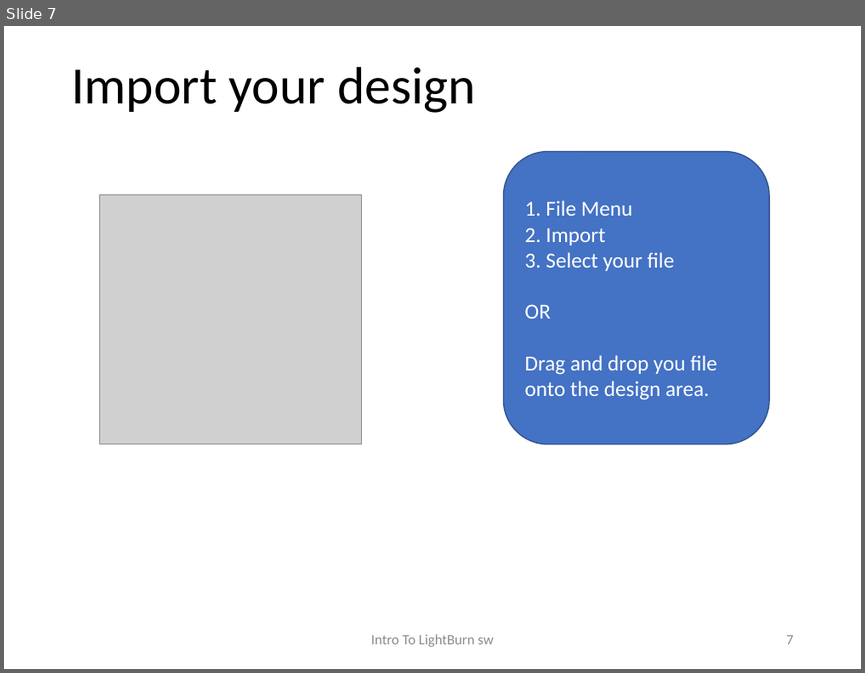
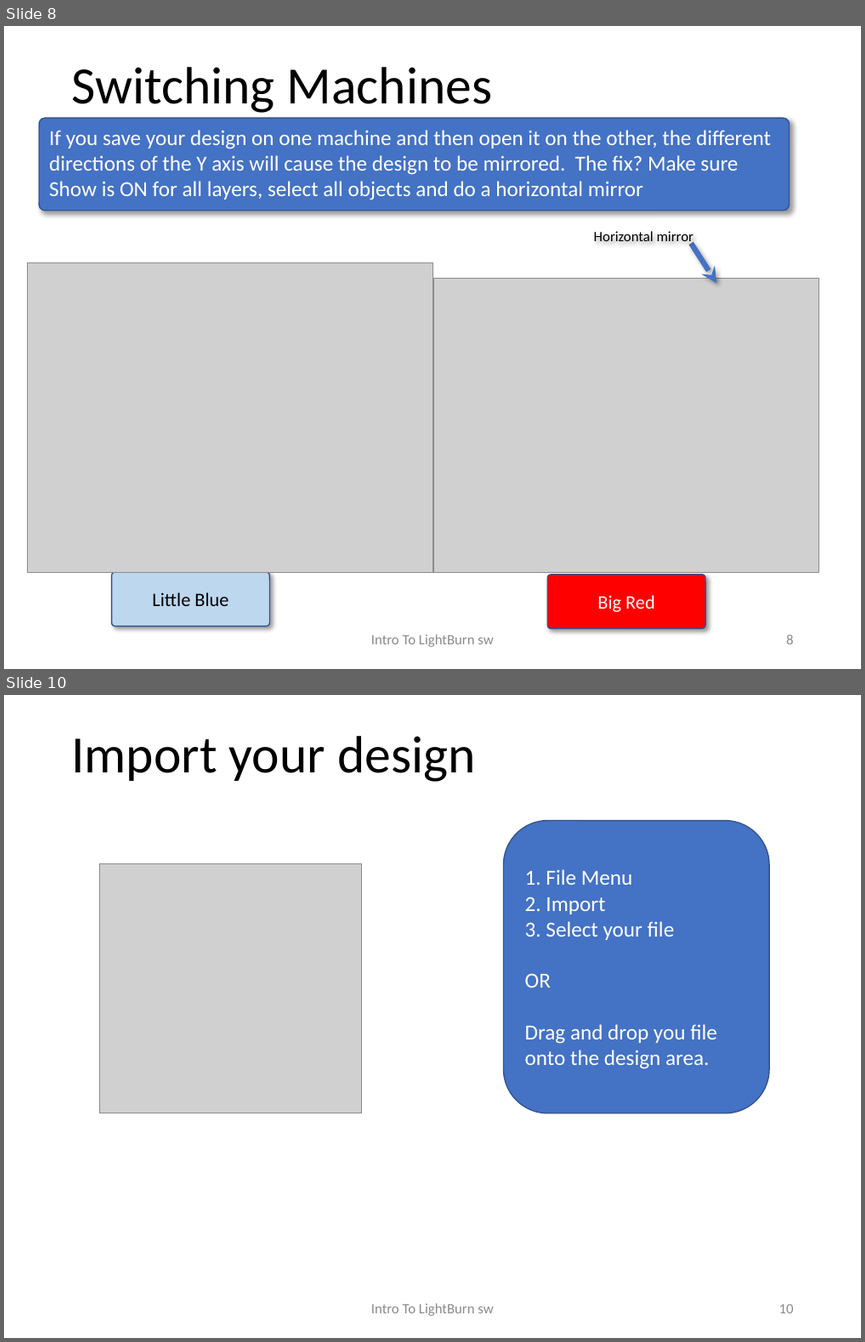
Before and after one commit to BainbridgeArtisanResourceNetwork/ETA-Documents, a slide deck: Intro to LightBurn.pptx. Shown one above the other, each under a label of ours: slide 7 before the commit, slides 8 and 10 after it; the slides between them are not shown. The pictures are 865x673 and 865x1342 pixels, drawn with LibreOffice and Linux fonts; fonts in the diff are those of the drawing; grey boxes stand for pictures. Boxes give left, top, right and bottom in pixels: in the first picture for what was removed or moved away, otherwise in the second. Text is boxed around its words. In the diff, an @@ line names an element or a change of style, - is before the commit and + after.

```diff
--- a/Intro to LightBurn.pptx
+++ b/Intro to LightBurn.pptx
@@ slide 8 added at (x1=4, y1=26, x2=861, y2=669), background #FFFFFF @@
@@ title added at (x1=71, y1=67, x2=493, y2=113), 44 pt, text #000000 @@
+Switching Machines
@@ rounded rectangle added at (x1=39, y1=118, x2=789, y2=210), fill #4472C4, outline #325491 1 pt, 18 pt, text #FFFFFF @@
+If you save your design on one machine and then open it on the other, the different directions of the Y axis will cause the design to be mirrored. The fix? Make sure Show is ON for all layers, select all objects and do a horizontal mirror
@@ text added at (x1=594, y1=231, x2=693, y2=244), 12 pt, text #000000 @@
+Horizontal mirror
@@ arrow added from (691, 243) to (717, 283), #4472C4 4.5 pt @@
@@ picture added at (x1=27, y1=262, x2=432, y2=572) @@
@@ picture added at (x1=434, y1=278, x2=819, y2=572) @@
@@ rounded rectangle added at (x1=112, y1=572, x2=269, y2=626), fill #BDD7EE, outline #325491 1 pt, 16 pt, text #000000 @@
+Little Blue
@@ rounded rectangle added at (x1=547, y1=574, x2=705, y2=629), fill #FF0000, outline #325491 1 pt, 16 pt, text #FFFFFF @@
+Big Red
@@ text added at (x1=371, y1=634, x2=493, y2=646), 12 pt, text #8C8C8C @@
+Intro To LightBurn sw
@@ page number added at (x1=786, y1=634, x2=793, y2=644), 12 pt, text #8C8C8C @@
+8
@@ what was slide 7 is now slide 10 @@
@@ page number at (x1=779, y1=1304, x2=794, y2=1313): text changed @@
-7
+10
```
Also in this commit, not shown: 3 slides changed, 6 other slides added, 1 slide removed, 1 other file.
